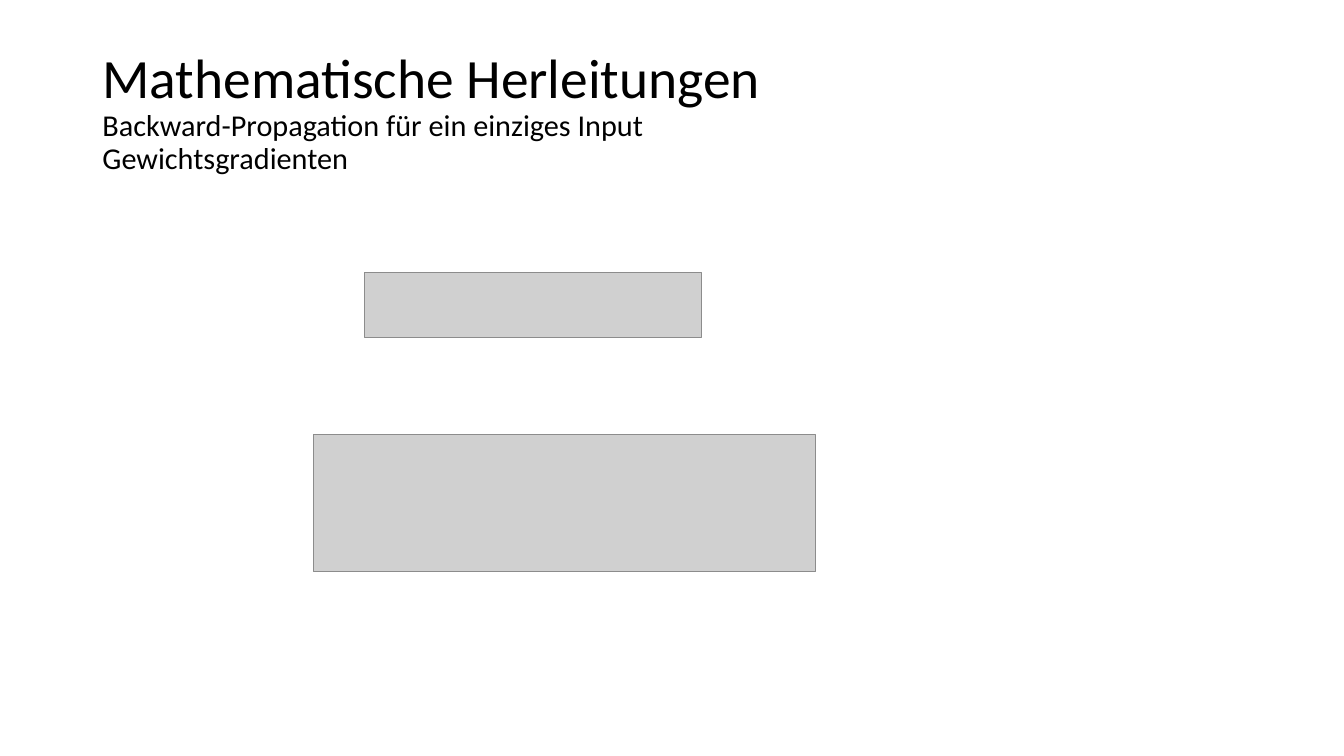
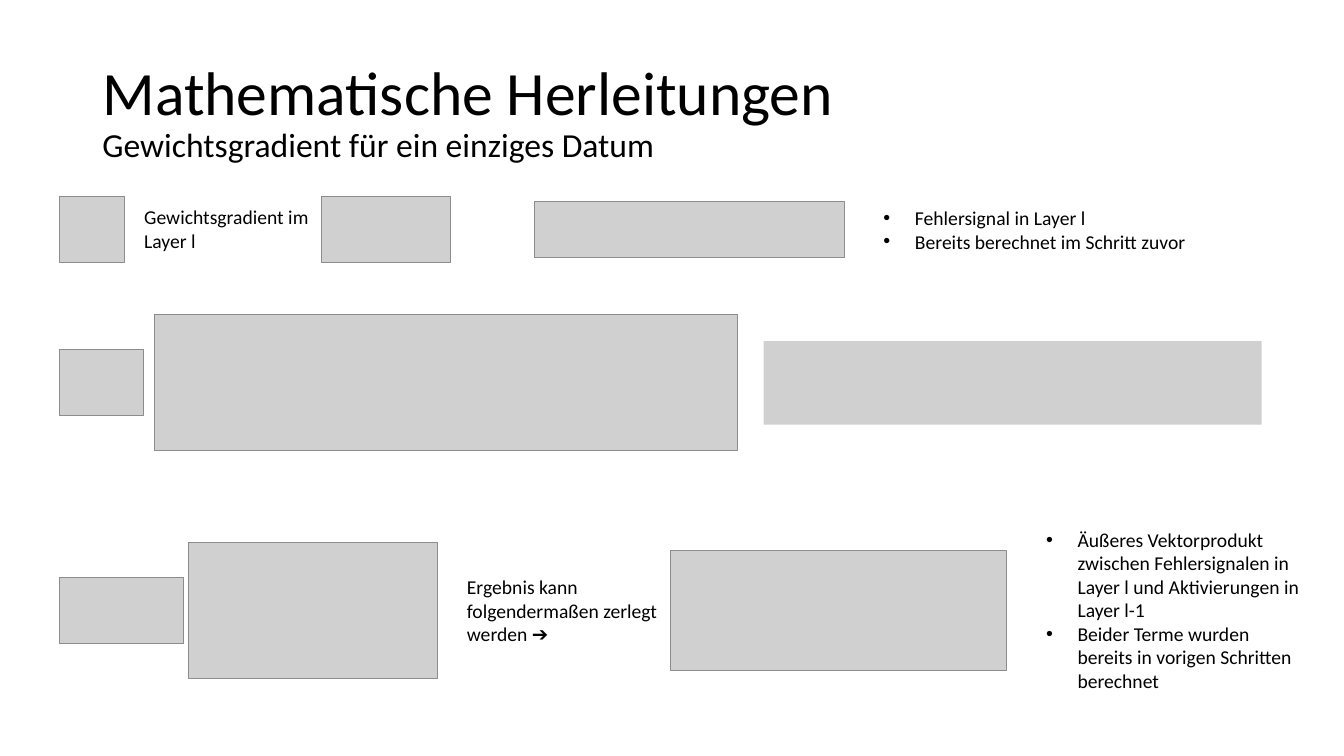
Before and after one commit to kevinsuedmersen/neural_networks_from_scratch, a slide deck: slide 12 of theory/submission/result_presentation.pptx. Drawn at 1344x756 pixels with LibreOffice and Linux fonts; fonts in the diff are those of the drawing; grey boxes stand for pictures. Boxes give left, top, right and bottom in pixels: in the first picture for what was removed or moved away, otherwise in the second. Text is boxed around its words. In the diff, an @@ line names an element or a change of style, - is before the commit and + after.

Commit message:
Revised BP3.1

```diff
--- a/theory/submission/result_presentation.pptx
+++ b/theory/submission/result_presentation.pptx
@@ title at bbox=[102, 72, 833, 163]: text changed; size 21.6 to 24 pt @@
-Mathematische Herleitungen
-Backward-Propagation für ein einziges Input
-Gewichtsgradienten
+Mathematische Herleitungen
+Gewichtsgradient für ein einziges Datum
@@ picture added at bbox=[59, 197, 125, 263] @@
@@ picture added at bbox=[322, 197, 451, 263] @@
@@ picture added at bbox=[535, 202, 845, 258] @@
@@ text added at bbox=[144, 210, 308, 251], 14 pt, text #000000 @@
+Gewichtsgradient im Layer l
@@ text added at bbox=[915, 211, 1185, 249], 14 pt, text #000000 @@
+• Fehlersignal in Layer l
+• Bereits berechnet im Schritt zuvor
@@ picture removed at bbox=[365, 272, 702, 338] @@
@@ picture added at bbox=[154, 315, 737, 451] @@
@@ picture added at bbox=[59, 350, 144, 416] @@
@@ picture added at bbox=[764, 341, 1262, 424] @@
@@ picture removed at bbox=[314, 435, 817, 572] @@
@@ text added at bbox=[1078, 531, 1299, 688], 14 pt, text #000000 @@
+• Äußeres Vektorprodukt zwischen Fehlersignalen in Layer l und Aktivierungen in Layer l-1
+• Beider Terme wurden bereits in vorigen Schritten berechnet
@@ picture added at bbox=[189, 542, 437, 679] @@
@@ picture added at bbox=[670, 552, 1007, 671] @@
@@ picture added at bbox=[59, 578, 185, 644] @@
@@ text added at bbox=[467, 580, 657, 641], 14 pt, text #000000 @@
+Ergebnis kann folgendermaßen zerlegt werden ➔
```
Also in this commit, not shown: 1 other slide changed.
